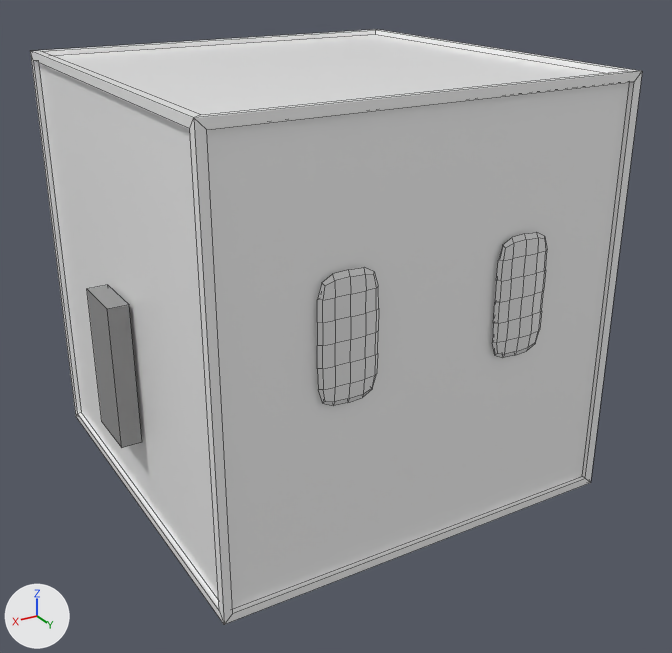
Two versions of the FBX model Assets/3D Models/MC.fbx, one commit apart.
One viewpoint serves both versions: a 50 mm lens placed at (2.13, 3.75, 2.55), pointed at (-0.11, 0.01, 0.68). The lights are fixed; the arrows at lower left show +X, +Y and +Z. Mesh edges are drawn as thin lines. Where no turn or scale is listed for an object, it has been applied to the vertices.

Before the edit, the objects in view are built like this:
```python
mat_neon = principled_material('Neon')
mat_neon.base_color = (0.8, 0.8, 0.8)  # white #e7e7e7
mat_neon.roughness = 0.4
me_cube = bpy.data.meshes.new('Cube')
me_cube.from_pydata(...)  # 56 vertices, 54 faces; spans x -1.0..1.0, y -1.0..1.0, z -1.0..1.0
me_cube.materials.append(mat_body)  # white #ffffff
me_cube_004 = bpy.data.meshes.new('Cube.004')
me_cube_004.from_pydata(...)  # a box spanning x -0.048..0.048, y -0.14..0.14, z -0.336..0.336
me_cube_004.materials.append(mat_extras)  # grey #979797
me_plane_001 = bpy.data.meshes.new('Plane.001')
me_plane_001.from_pydata(...)  # 180 vertices, 176 faces; spans x -3.96..3.96, y -0.97..0.97, z 0.0..0.24
me_plane_001.materials.append(mat_neon)  # white #e7e7e7
ob_armr = bpy.data.objects.new('ArmR', me_cube_004)
ob_armr.location = (1.039, 0.0, 0.735)
ob_body = bpy.data.objects.new('Body', me_cube)
ob_body.location = (0.0, 0.0, 1.0)
ob_eyes = bpy.data.objects.new('Eyes', me_plane_001)
ob_eyes.parent = ob_body
ob_eyes.location = (0.0, 0.981, 0.114)
ob_eyes.rotation_euler = (-1.571, 0.0, 3.142)  # degrees (-90, 0, 180)
ob_eyes.scale = (-0.142, -0.284, -0.142)
```
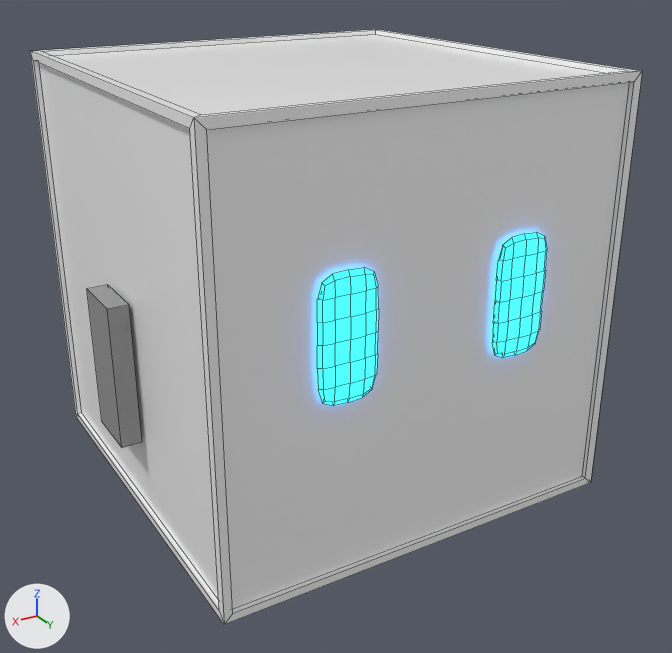
Patch to the scene script:
```diff
--- a/Assets/3D Models/MC.fbx.py
+++ b/Assets/3D Models/MC.fbx.py
@@ mat_neon @@
 mat_neon = principled_material('Neon')
-mat_neon.base_color = (0.8, 0.8, 0.8)  # white #e7e7e7
+mat_neon.base_color = (0.0, 0.0, 0.0)  # black #000000
 mat_neon.roughness = 0.4
+mat_neon.emission_color = (0.0232, 0.337, 1.0)  # blue #2a9dff
+mat_neon.emission_strength = 3.0
```

Pixel boxes (x1, y1, x2, y2) of what changed, in the pictures (672 x 653 px):
'Eyes', recoloured, surface changed
    both: (317, 232, 547, 406)
